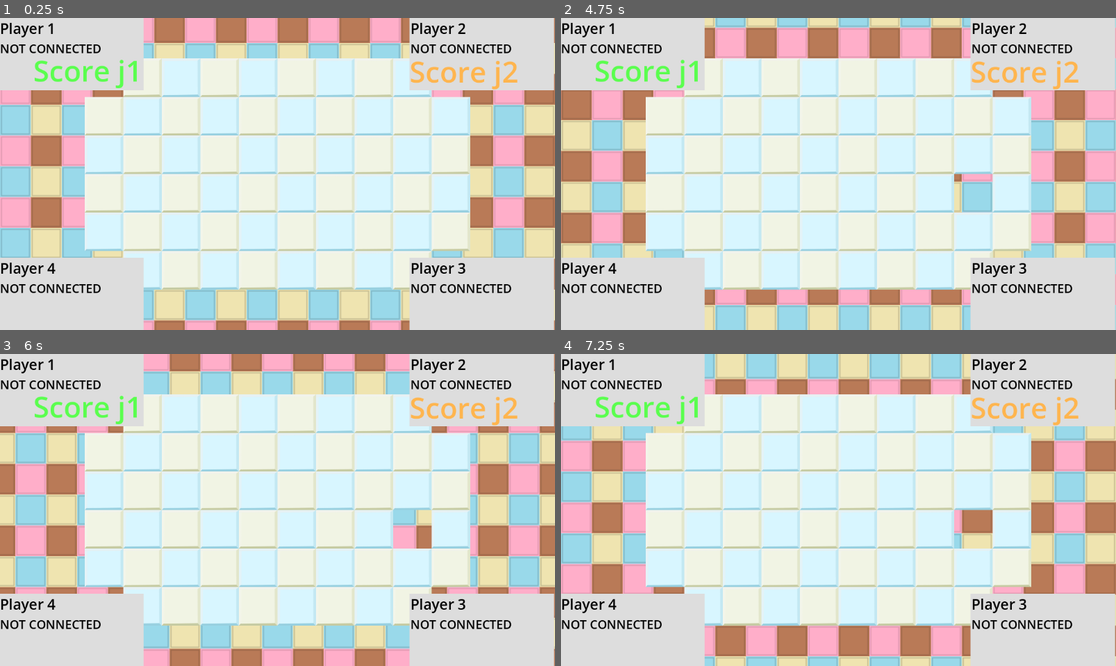
Above: before the commit, frames 1-4 (two rows, left to right).
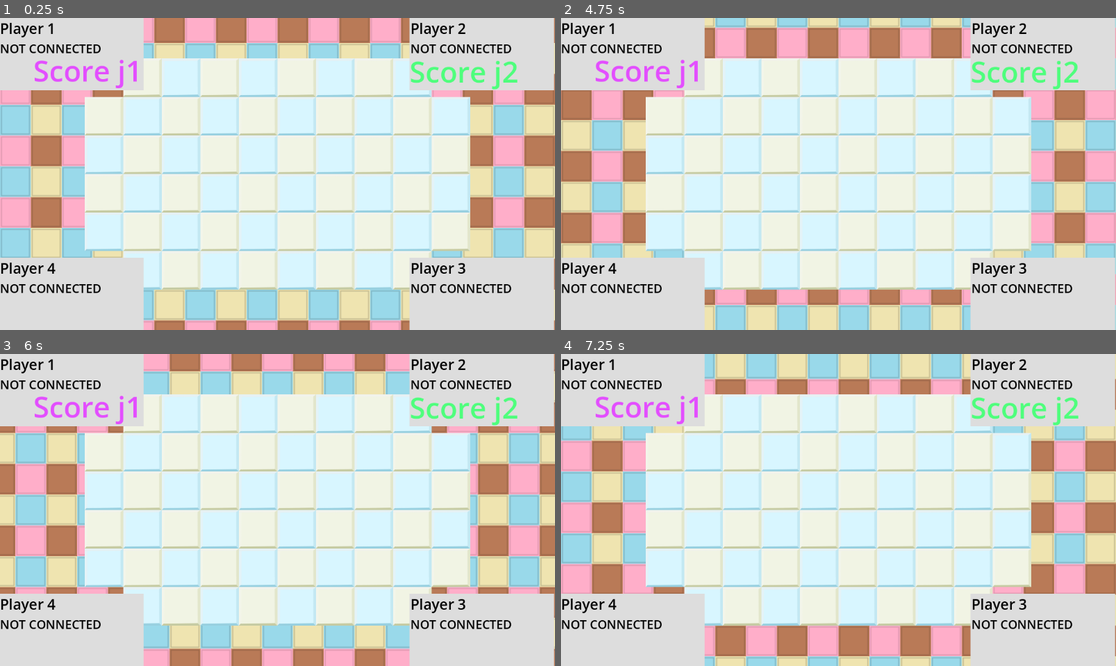
Above: after the commit, the same moments.

Repository: patator62180/GDWL_67
Game: Godot game, scene res://scenes/game/game.tscn
The game is run twice, just before and just after one commit, with the same random seed, the same clock (stepped at 60 frames per second) and the same inputs. This scene is started directly instead of the project's main scene.
Inputs (mouse positions are in pixels of both pictures, inside the frame that each line leads up to):
- Up to frame 1 (0.25 s): no input
- Up to frame 2 (4.75 s): tap Enter (ui_accept) at 0.5, 0.77, 1.52, 3.02, 3.77, 4.52 s; move the mouse to (960, 158) at 0.52 s; hold Right (right) 0.53-1.28 s; right-click (960, 158) at 0.6 s; click (960, 158) at 0.67 s; move the mouse to (727, 189) at 1.27 s; hold Down (down) 1.28-2.03 s; click (727, 189) at 1.35 s; move the mouse to (894, 105) at 2.02 s; hold Right (right) 2.03-2.78 s; right-click (894, 105) at 2.1 s; move the mouse to (810, 236) at 2.77 s; hold Up (up) 2.78-3.53 s; click (810, 236) at 2.85 s; move the mouse to (1005, 220) at 3.52 s; hold Left (left) from 3.53 s (still down); right-click (1005, 220) at 3.6 s; move the mouse to (672, 127) at 4.27 s; click (672, 127) at 4.35 s
- Up to frame 3 (6 s): move the mouse to (305, 510) at 5.02 s; release Left (left) at 5.03 s; hold Down (down) 5.03-5.78 s; right-click (305, 510) at 5.1 s; click (305, 510) at 5.17 s; move the mouse to (194, 432) at 5.77 s; hold Right (right) from 5.78 s (still down); click (194, 432) at 5.85 s
- Up to frame 4 (7.25 s): tap Enter (ui_accept) at 6.02, 6.77 s; move the mouse to (960, 494) at 6.52 s; release Right (right) at 6.53 s; hold Up (up) from 6.53 s (still down); right-click (960, 494) at 6.6 s

The runs differ from the first frame. In frame 1, 1.0% of the frame differs, in the area x 6-94%, y 13-23%; in frame 2, 1.9%; in frame 3, 1.9%, in the area x 6-94%, y 13-63%; in frame 4, 1.9%.
Error before the commit: Invalid access to property or key 'array' on a base object of type 'Nil'. (res://scenes/game/ScoreControl.gd:5)
Error after the commit: Invalid access to property or key 'peer_player_joined' on a base object of type 'Nil'. (res://scenes/game/game.gd:30)

Commit message:
fix merge refacto game

Diff:
--- a/scenes/game/game.gd
+++ b/scenes/game/game.gd
@@ -4,9 +4,10 @@
 
 @export var host_scene: PackedScene
 @export var host_root: Node2D
-@export var player_characters: Array[PlayerManager]
+@export var player_managers: PlayerManagers
 @export var grid: Grid
 @export var host_spawner: MultiplayerSpawner
+@export var hud : HUD
 
 
 var players = []
@@ -28,7 +29,7 @@
     if multiplayer and multiplayer.is_server():
         Immersive.client.peer_player_joined.connect(on_peer_player_joined)
 
-        for player_character in player_characters:
+        for player_character in player_managers.array:
             player_character.played.connect(on_player_played)
 
     host_spawner.spawn_function = spawn_host_client
@@ -45,7 +46,7 @@
 
 func on_player_played():
     #check if a player is next to a host
-    for player in player_characters[player_index_playing].player_characters:
+    for player in player_managers.array[player_index_playing].player_characters:
         var host = check_octo_around_player(player)
 
         if host != null:
@@ -61,8 +62,8 @@
             on_turn_done()
 
 func on_parasiting_done():
-    player_characters[player_index_playing].spawn_player(grid, saved_host_pos)
-    player_characters[player_index_playing].kill_player(grid, saved_player_pos)
+    player_managers.array[player_index_playing].spawn_player(grid, saved_host_pos)
+    player_managers.array[player_index_playing].kill_player(grid, saved_player_pos)
 
     hosts.erase(saved_host)
     saved_host.queue_free()
@@ -89,7 +90,7 @@
 
 func check_if_player_won():
     for host in hosts:
-        var current_player_manager = player_characters[player_index_playing]
+        var current_player_manager = player_managers.array[player_index_playing]
         for player in current_player_manager.player_characters:
             if(host.position == player.position):
                 finish_game.rpc()
@@ -99,7 +100,7 @@
     propagate_turn.rpc(player_index)
 
     for index in range(MAX_PLAYERS_COUNT):
-        $HUD.player_cards[index].set_playing(player_index == index)
+        hud.player_cards[index].set_playing(player_index == index)
 
     player_index_playing = player_index
 
@@ -112,7 +113,7 @@
 
 @rpc('authority')
 func finish_game():
-    $HUD.set_winning_label(is_player_active_turn())
+    hud.set_winning_label(is_player_active_turn())
 
 @rpc('any_peer')
 func start_game():
@@ -122,9 +123,9 @@
 
         for player_index in range(MAX_PLAYERS_COUNT):
             if player_index > len(players) - 1:
-                $HUD.player_cards[player_index].visible = false
+                hud.player_cards[player_index].visible = false
             else:
-                player_characters[player_index].spawn_initial_player(grid)
+                player_managers.array[player_index].spawn_initial_player(grid)
 
         spawn_host(Vector2(0, -1))
         set_turn(0)
@@ -145,16 +146,16 @@
 @rpc('authority')
 func assign_player(player_index: int):
     self.player_index = player_index
-    $HUD.player_cards[player_index].assign()
+    hud.player_cards[player_index].assign()
 
 @rpc('authority')
 func give_start_game_permission():
-    $HUD.player_cards[player_index].set_start_game_button_enabled(true)
-    $HUD.player_cards[player_index].start_game_pressed.connect(request_start_game)
+    hud.player_cards[player_index].set_start_game_button_enabled(true)
+    hud.player_cards[player_index].start_game_pressed.connect(request_start_game)
 
 @rpc('authority')
 func propagate_start_game():
-    $HUD.player_cards[player_index].set_start_game_button_enabled(false)
+    hud.player_cards[player_index].set_start_game_button_enabled(false)
 
 func request_start_game():
     start_game.rpc_id(1)
@@ -164,18 +165,18 @@
 
     players.append(id)
     assign_player.rpc_id(id, player_index)
-    $HUD.player_cards[player_index].set_connected()
+    hud.player_cards[player_index].set_connected()
 
     if player_index == 1:
         give_start_game_permission.rpc_id(players[0])
 
 func move_player(player_index: int, action: String):
     if multiplayer and multiplayer.is_server():
-        player_characters[player_index].process_action(action)
+        player_managers.array[player_index].process_action(action)
 
 func on_cell_click(grid_pos: Vector2):
     if multiplayer and not multiplayer.is_server() and is_player_active_turn():
-        var player_manager = player_characters[player_index]
+        var player_manager = player_managers.array[player_index]
         var found_player = player_manager.get_character_at_position(grid_pos, grid)
 
         if found_player != null:
@@ -209,7 +210,7 @@
     grid.add_wall(grid_pos, tile_index)
 
 func check_for_player(grid_pos:Vector2, playerIndex: int):
-    for player in player_characters[playerIndex].player_characters:
+    for player in player_managers.array[playerIndex].player_characters:
         var player_grid_pos = grid.get_grid_pos(player.position)
 
         if (player_grid_pos == grid_pos):
--- a/scenes/game/game.tscn
+++ b/scenes/game/game.tscn
@@ -1,60 +1,31 @@
-[gd_scene load_steps=11 format=3 uid="uid://dswfe7yyh4daq"]
+[gd_scene load_steps=8 format=3 uid="uid://dswfe7yyh4daq"]
 
 [ext_resource type="Script" path="res://scenes/game/game.gd" id="1_jy7t4"]
-[ext_resource type="PackedScene" uid="uid://fceu5xy8mw51" path="res://scenes/player_manager/player_manager.tscn" id="3_6h5xp"]
 [ext_resource type="PackedScene" uid="uid://b81kmauxqg4ws" path="res://scenes/background/background.tscn" id="3_qtcvc"]
 [ext_resource type="Script" path="res://scenes/game/hazard_mananger.gd" id="3_vmlt8"]
 [ext_resource type="PackedScene" uid="uid://biqj0t60x1dv0" path="res://scenes/HUD/hud.tscn" id="4_df5lj"]
-[ext_resource type="Script" path="res://scenes/grid/grid.gd" id="5_0p7w5"]
-[ext_resource type="TileSet" uid="uid://dpgv8vcohuucb" path="res://tile_sets/level1.tres" id="5_quoa4"]
-[ext_resource type="TileSet" uid="uid://baqdshuahgp71" path="res://tile_sets/selection.tres" id="6_owf1v"]
-[ext_resource type="TileSet" uid="uid://wxknivquryt0" path="res://tile_sets/walls.tres" id="8_5prta"]
+[ext_resource type="PackedScene" uid="uid://de6fuev88g57f" path="res://scenes/grid/grid.tscn" id="6_ybaom"]
 [ext_resource type="PackedScene" uid="uid://ddsgdn7jinj07" path="res://scenes/host/host.tscn" id="8_va0h3"]
+[ext_resource type="PackedScene" uid="uid://cuou6t7fy6v45" path="res://scenes/player_manager/player_managers.tscn" id="10_ukfxk"]
 
-[node name="Game" type="Node2D" node_paths=PackedStringArray("host_root", "player_characters", "grid", "host_spawner")]
+[node name="Game" type="Node2D" node_paths=PackedStringArray("host_root", "player_managers", "grid", "host_spawner", "hud")]
 script = ExtResource("1_jy7t4")
 host_scene = ExtResource("8_va0h3")
 host_root = NodePath("Hosts")
-player_characters = [NodePath("PlayerManager0"), NodePath("PlayerManager1"), NodePath("PlayerManager2"), NodePath("PlayerManager3")]
+player_managers = NodePath("PlayerManagers")
 grid = NodePath("Grid")
 host_spawner = NodePath("HostSpawner")
+hud = NodePath("HUD")
 
 [node name="Background" parent="." instance=ExtResource("3_qtcvc")]
 
-[node name="HUD" parent="." node_paths=PackedStringArray("PlayerManager0", "PlayerManager1") instance=ExtResource("4_df5lj")]
-PlayerManager0 = NodePath("../PlayerManager0")
-PlayerManager1 = NodePath("../PlayerManager1")
+[node name="HUD" parent="." node_paths=PackedStringArray("PlayerManagers") instance=ExtResource("4_df5lj")]
+PlayerManagers = NodePath("../PlayerManagers")
 
 [node name="HazardManager" type="Node2D" parent="." node_paths=PackedStringArray("tile_map")]
 script = ExtResource("3_vmlt8")
-tile_map = NodePath("../Grid/TileMap")
+tile_map = NodePath("")
 bounds = Vector4(0, 0, 10, 10)
-
-[node name="Grid" type="Node2D" parent="." node_paths=PackedStringArray("tile_map", "selection_tile_map", "wall_tile_map", "selection_wall_tile_map")]
-script = ExtResource("5_0p7w5")
-tile_map = NodePath("TileMap")
-selection_tile_map = NodePath("TileSelection")
-wall_tile_map = NodePath("TileMapWall")
-selection_wall_tile_map = NodePath("TileMapWallSelection")
-
-[node name="TileMap" type="TileMap" parent="Grid"]
-tile_set = ExtResource("5_quoa4")
-format = 2
-layer_0/tile_data = PackedInt32Array(-65541, 1, 0, -5, 0, 0, -65540, 0, 0, -4, 1, 0, -65539, 1, 0, -3, 0, 0, -65538, 0, 0, -2, 1, 0, -65537, 1, 0, -1, 0, 0, -131072, 0, 0, -65536, 1, 0, -131071, 1, 0, -65535, 0, 0, -131070, 0, 0, -65534, 1, 0, -131069, 1, 0, -65533, 0, 0, -131068, 0, 0, -65532, 1, 0, 65531, 1, 0, 131067, 0, 0, 65532, 0, 0, 131068, 1, 0, 65533, 1, 0, 131069, 0, 0, 65534, 0, 0, 131070, 1, 0, 65535, 1, 0, 131071, 0, 0, 0, 0, 0, 65536, 1, 0, 1, 1, 0, 65537, 0, 0, 2, 0, 0, 65538, 1, 0, 3, 1, 0, 65539, 0, 0, 4, 0, 0, 65540, 1, 0, 196604, 0, 0, 196606, 0, 0, 131072, 0, 0, 131074, 0, 0, -131075, 0, 0, -131073, 0, 0, -196607, 0, 0, -196605, 0, 0, -131076, 1, 0, -131074, 1, 0, -196608, 1, 0, -196606, 1, 0, 196605, 1, 0, 196607, 1, 0, 131073, 1, 0, 131075, 1, 0)
-
-[node name="TileSelection" type="TileMap" parent="Grid"]
-tile_set = ExtResource("6_owf1v")
-format = 2
-
-[node name="TileMapWall" type="TileMap" parent="Grid"]
-position = Vector2(50, 50)
-tile_set = ExtResource("8_5prta")
-format = 2
-
-[node name="TileMapWallSelection" type="TileMap" parent="Grid"]
-position = Vector2(50, 50)
-tile_set = ExtResource("8_5prta")
-format = 2
 
 [node name="Camera2D" type="Camera2D" parent="."]
 zoom = Vector2(0.8, 0.8)
@@ -63,24 +34,8 @@
 _spawnable_scenes = PackedStringArray("res://scenes/host/host.tscn")
 spawn_path = NodePath("../Hosts")
 
+[node name="Grid" parent="." instance=ExtResource("6_ybaom")]
+
+[node name="PlayerManagers" parent="." instance=ExtResource("10_ukfxk")]
+
 [node name="Hosts" type="Node2D" parent="."]
-
-[node name="PlayerManager0" parent="." instance=ExtResource("3_6h5xp")]
-initial_grid_pos = Vector2i(-2, -2)
-modulateFaceColor = 0.71
-
-[node name="PlayerManager1" parent="." instance=ExtResource("3_6h5xp")]
-initial_grid_pos = Vector2i(2, -2)
-modulateFaceColor = 0.28
-
-[node name="PlayerManager2" parent="." instance=ExtResource("3_6h5xp")]
-initial_grid_pos = Vector2i(-2, 2)
-modulateFaceColor = 0.775
-
-[node name="PlayerManager3" parent="." instance=ExtResource("3_6h5xp")]
-initial_grid_pos = Vector2i(2, 2)
-
-[editable path="PlayerManager0"]
-[editable path="PlayerManager1"]
-[editable path="PlayerManager2"]
-[editable path="PlayerManager3"]
Renamed: scenes/player_managers.tscn -> scenes/player_manager/player_managers.tscn
